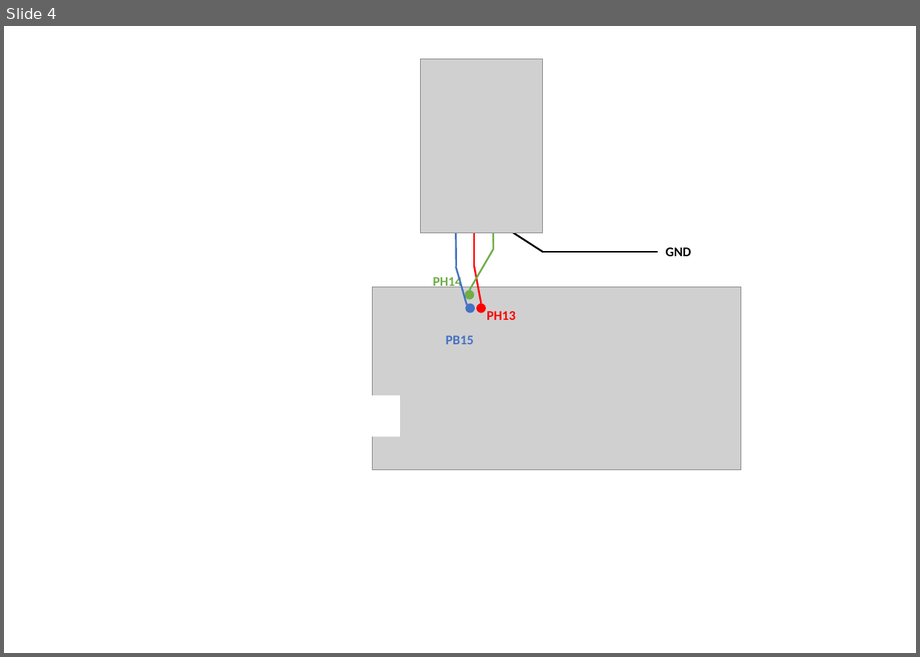
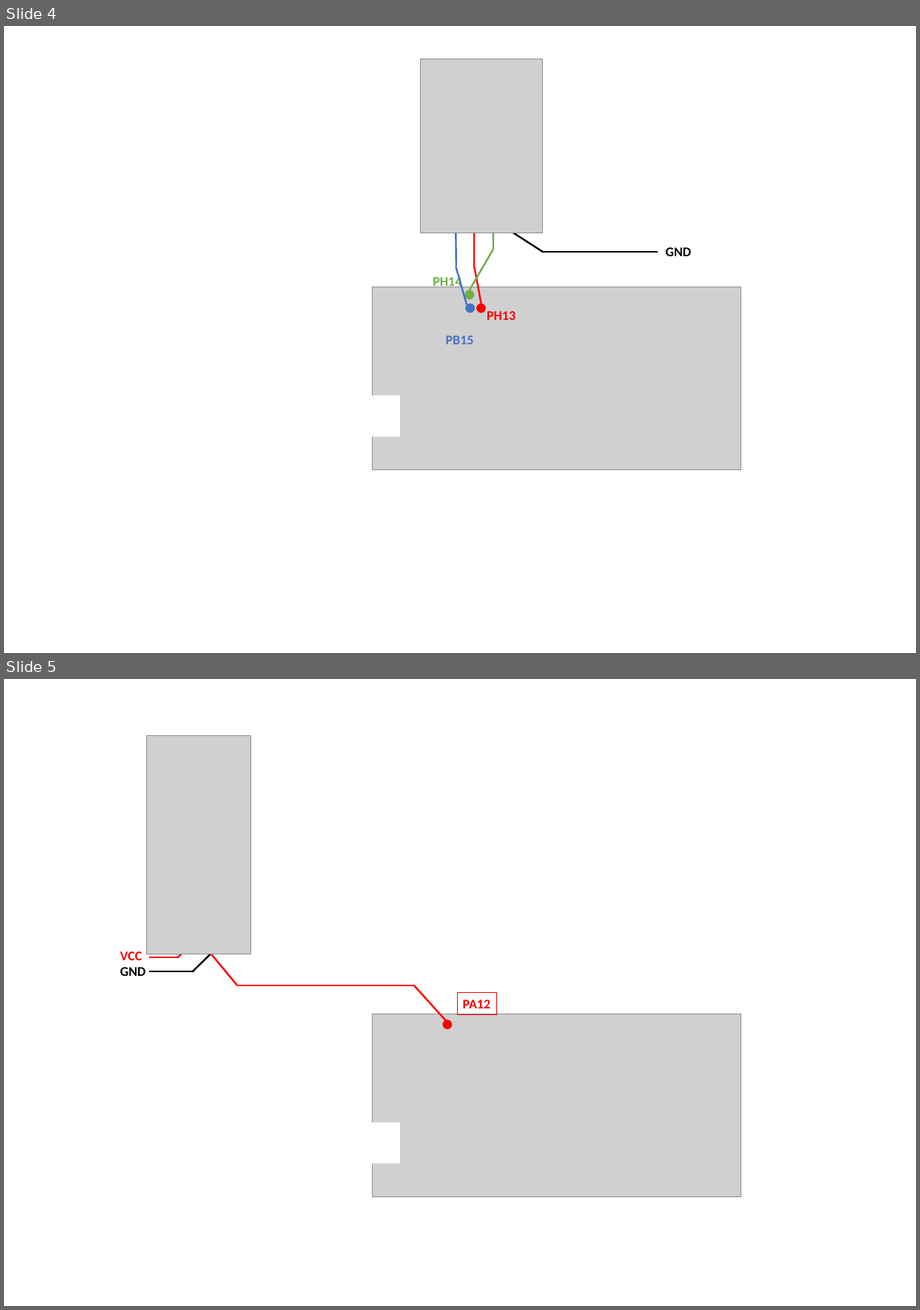
Before and after one commit to Shuaiwen-Cui/MCU_NODE_STM32, a slide deck: MCU_DOC/docs/ARCHITECTURE/wiring.pptx. Shown one above the other, each under a label of ours: slide 4 before the commit, slides 4 and 5 after it. The pictures are 920x657 and 920x1310 pixels, drawn with LibreOffice and Linux fonts; fonts in the diff are those of the drawing; grey boxes stand for pictures. Boxes give left, top, right and bottom in pixels: in the first picture for what was removed or moved away, otherwise in the second. Text is boxed around its words. In the diff, an @@ line names an element or a change of style, - is before the commit and + after.

```diff
--- a/MCU_DOC/docs/ARCHITECTURE/wiring.pptx
+++ b/MCU_DOC/docs/ARCHITECTURE/wiring.pptx
@@ slide 5 added at box(4, 679, 916, 1306), background #FFFFFF @@
@@ picture added at box(147, 736, 251, 954) @@
@@ line added from (202, 942) to (237, 985), #FF0000 2.25 pt @@
@@ text added at box(120, 951, 142, 960), 16.8 pt, text #FF0000, bold @@
+VCC
@@ text added at box(120, 967, 146, 976), 16.8 pt, text #000000, bold @@
+GND
@@ line added from (179, 957) to (149, 957), #FF0000 2.25 pt @@
@@ line added from (177, 958) to (190, 945), #FF0000 2.25 pt @@
@@ line added from (193, 971) to (219, 946), #000000 2.25 pt @@
@@ line added from (194, 971) to (149, 971), #000000 2.25 pt @@
@@ line added from (414, 985) to (237, 985), #FF0000 2.25 pt @@
@@ line added from (414, 985) to (450, 1025), #FF0000 2.25 pt @@
@@ rectangle added at box(457, 993, 496, 1015), outline #FF0000 0.75 pt, 16.8 pt, text #FF0000, bold @@
+PA12
@@ picture added at box(372, 1013, 741, 1196) @@
@@ ellipse added at box(442, 1019, 452, 1030), fill #FF0000 @@
@@ rectangle added at box(370, 1122, 399, 1163), fill #FFFFFF @@
```
Also in this commit, not shown: 10 other files.
